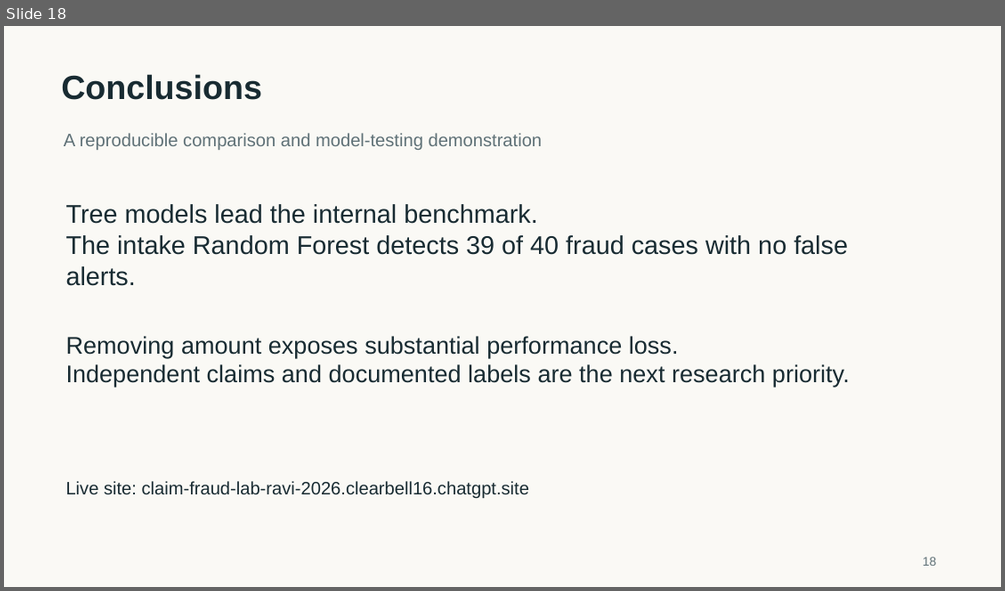
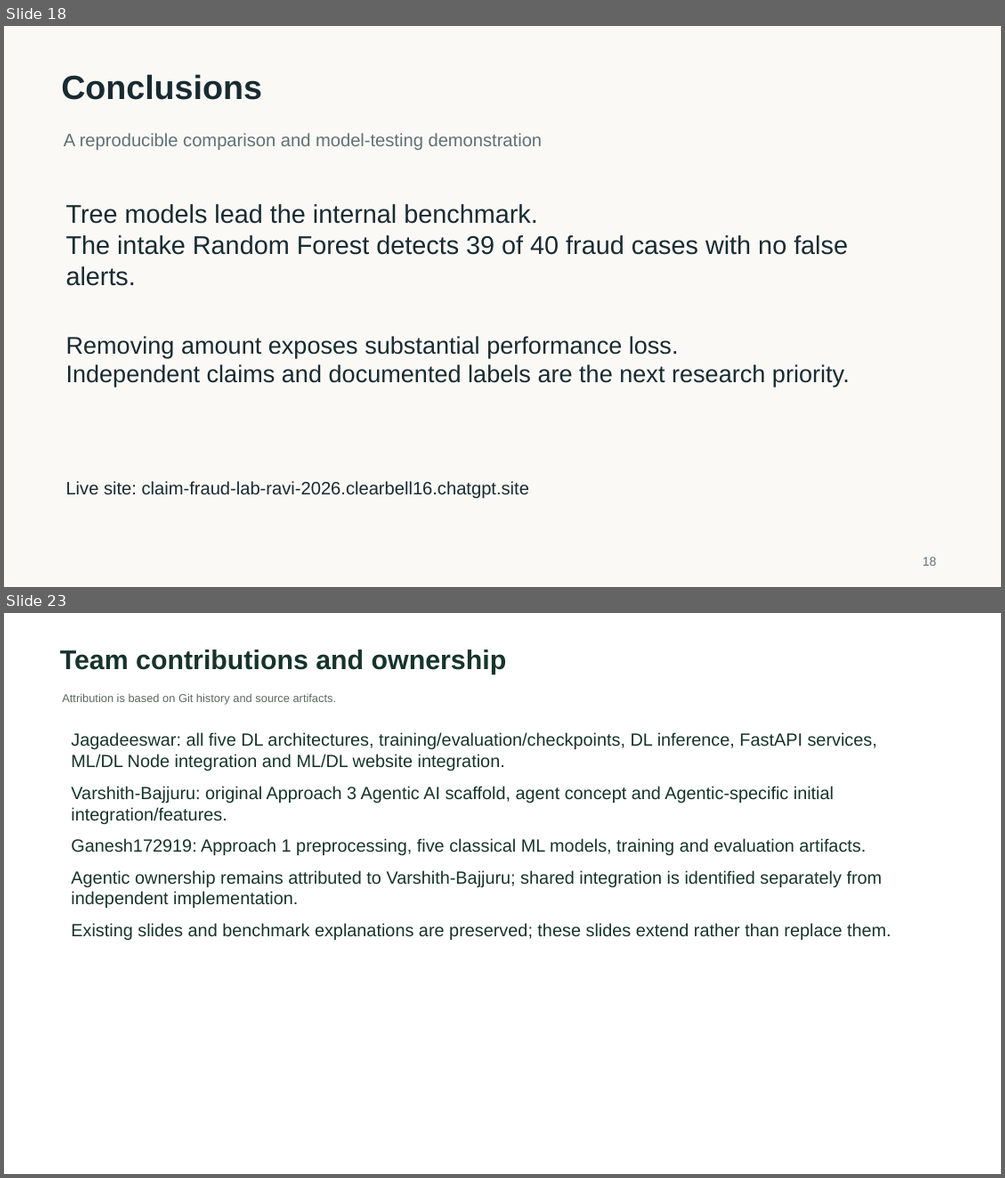
Before and after one commit to Ganesh172919/mini-project, a slide deck: submission/deliverables/Presentation.pptx. Shown one above the other, each under a label of ours: slide 18 before the commit, slides 18 and 23 after it; the slides between them are not shown. The pictures are 1005x591 and 1005x1178 pixels, drawn with LibreOffice and Linux fonts; fonts in the diff are those of the drawing. Boxes give left, top, right and bottom in pixels: in the first picture for what was removed or moved away, otherwise in the second. Text is boxed around its words. In the diff, an @@ line names an element or a change of style, - is before the commit and + after.

Commit message:
Complete mini-project integration, DL benchmarks and UI refinement

```diff
--- a/submission/deliverables/Presentation.pptx
+++ b/submission/deliverables/Presentation.pptx
@@ slide 23 added at [4, 613, 1001, 1174], background #FFFFFF @@
@@ text added at [60, 649, 507, 674], 26 pt, text #16342B, bold @@
+Team contributions and ownership
@@ text added at [62, 693, 337, 705], 11 pt, text #5A6961 @@
+Attribution is based on Git history and source artifacts.
@@ text added at [71, 732, 891, 940], 17 pt, text #16342B @@
+Jagadeeswar: all five DL architectures, training/evaluation/checkpoints, DL inference, FastAPI services, ML/DL Node integration and ML/DL website integration.
+Varshith-Bajjuru: original Approach 3 Agentic AI scaffold, agent concept and Agentic-specific initial integration/features.
+Ganesh172919: Approach 1 preprocessing, five classical ML models, training and evaluation artifacts.
+Agentic ownership remains attributed to Varshith-Bajjuru; shared integration is identified separately from independent implementation.
+Existing slides and benchmark explanations are preserved; these slides extend rather than replace them.
```
Also in this commit, not shown: 5 other slides added, 11 other files.
